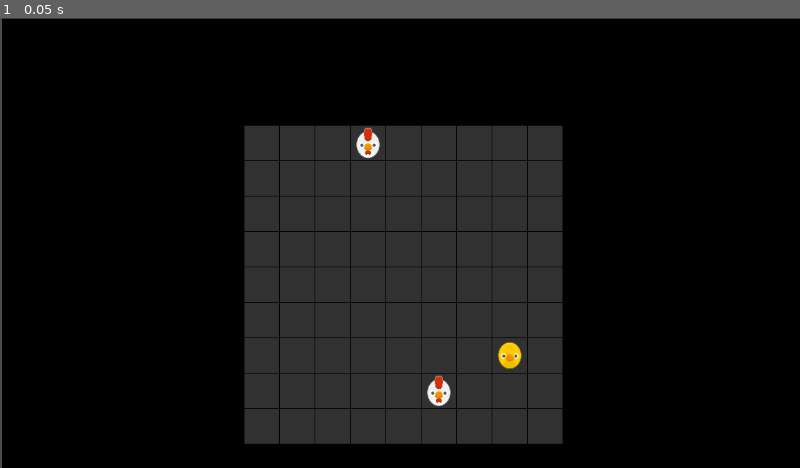
Above: before the commit, frame 1.
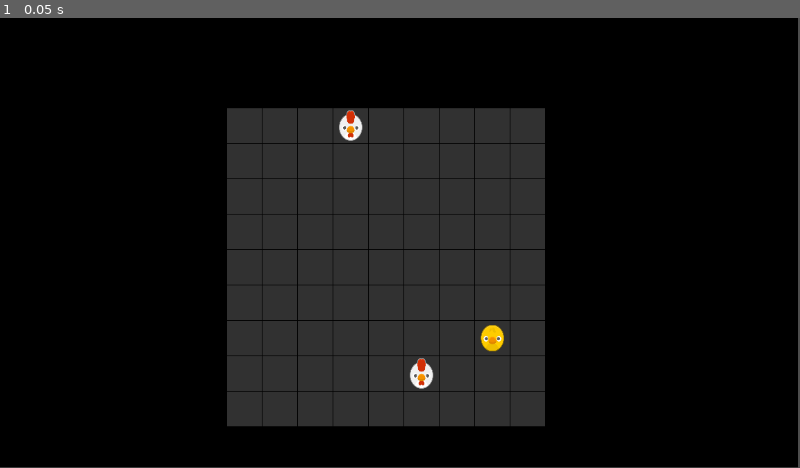
Above: after the commit, the same moment.

Repository: Liweimin0512/GodotRogueMatcher
Game: Godot game, scene res://main.tscn
Same seed, same stepped clock (60 frames per second), same inputs: the game is played once before the commit and once after it.
Inputs:
- Up to frame 1 (0.05 s): no input

The runs differ from the first frame. In frame 1, 9.6% of the frame differs, in the area x 0-100%, y 0-100%.

Commit message:
寻路和棋子的移动

Diff:
--- a/main.tscn
+++ b/main.tscn
@@ -7,11 +7,11 @@
 script = ExtResource("1_y87x1")
 
 [node name="ColorRect" type="ColorRect" parent="."]
-offset_left = 3.0
-offset_top = 1.0
-offset_right = 1152.0
-offset_bottom = 648.0
+offset_right = 1149.0
+offset_bottom = 647.0
+mouse_filter = 1
 color = Color(0, 0, 0, 1)
+metadata/_edit_use_anchors_ = true
 
 [node name="Board" type="Node2D" parent="."]
 position = Vector2(352, 155)
--- a/src/entities/Board.gd
+++ b/src/entities/Board.gd
@@ -5,21 +5,45 @@
 var s_piece: PackedScene = preload("res://src/entities/chess_piece.tscn")
 var rows : int = 9
 var cols : int = 9
+
+@export var grid_gap : Vector2 = Vector2(1, 1)
 var cell_size: Vector2 = Vector2(50, 50)
-@export var grid_gap : Vector2 = Vector2(1, 1)
+
+## 当前选中的棋子，默认为空
+var selected_piece : ChessPiece = null :
+	set(value):
+		if selected_piece:
+			selected_piece.deselected()
+		if value:
+			value.selected()
+		selected_piece = value
+
+## 用来寻路的A星寻路算法的实现
+var a_star : AStarGrid2D = AStarGrid2D.new()
 
 func _ready() -> void:
 	initialize_board()
 	spawn_random_pieces()
 
-
 ## 初始化我们的棋盘
 func initialize_board() -> void:
+	# 初始化导航区域的大小，这里是9*9网格棋盘
+	a_star.region.size = Vector2i(rows, cols)
+	# 这里注意禁用对角线移动
+	a_star.diagonal_mode = AStarGrid2D.DIAGONAL_MODE_NEVER
+	a_star.update()
 	for i in cols:
 		for j in rows:
-			var cell = s_cell.instantiate()
-			cell.position = Vector2(i * (cell_size.x + grid_gap.x), \
-				j * (cell_size.y + grid_gap.y))
+			var cell : Cell = s_cell.instantiate()
+			cell.coordinate = Vector2i(i, j) # cell需要存储一个在棋盘中的坐标信息
+			cell.position = Vector2(i * (cell_size.x + grid_gap.x), j * (cell_size.y + grid_gap.y))
+			# 将网格点击事件绑定到相应方法
+			cell.pressed.connect(_on_cell_pressed)
+			# 当棋盘网格的棋子状态发生改变时候，更新AStarGrid2D对象的障碍物信息
+			cell.piece_changed.connect(
+				func(cell:Cell, piece:ChessPiece) -> void:
+					a_star.set_point_solid(cell.coordinate, piece != null)
+			)
 			self.add_child(cell)
 
 ## 创建随机棋子
@@ -32,6 +56,7 @@
 func spawn_piece() -> void:
 	var coordinate : Vector2i = Vector2i(randi_range(0, rows-1), randi_range(0, cols-1))
 	if has_piece(coordinate):
+		print("目标位置：", coordinate," 存在棋子，重新随机位置")
 		return spawn_piece()
 	# 找到对应坐标位置的网格Grid
 	var cell : Cell = get_cell(coordinate)
@@ -46,7 +71,55 @@
 	var cell : Cell = self.get_child(grid_index)
 	return cell
 
+## 根据坐标集合获取多个棋盘网格
+func get_cells(coords: Array) -> Array[Cell]:
+	var cells : Array[Cell]
+	for c in coords:
+		cells.append(get_cell(c))
+	return cells
+
 ## 判断坐标位置是否存在棋子
 func has_piece(coordinate: Vector2i) -> bool:
 	var cell = get_cell(coordinate)
 	return cell.piece != null
+
+## 网格点击事件处理函数
+func _on_cell_pressed(cell: Cell) -> void:
+#	print("网格被点击：", cell)
+	# 判断点击网格是否有棋子？
+	# 有:将其存为选中棋子
+	if cell.piece != null:
+		selected_piece = cell.piece
+	# 没有: 判断当前是否选中了棋子？
+	elif selected_piece != null:
+		# 有：执行移动逻辑
+		move_selected_piece(cell)
+	else:
+		# 没有：无操作
+		pass
+
+## 移动棋子
+func move_selected_piece(target_cell: Cell) -> void:
+	var selected_cell: Cell = selected_piece.get_parent()
+	# 获取导航路径（坐标点集合）
+	var path : Array = a_star.get_point_path(selected_cell.coordinate, target_cell.coordinate)
+#	print("path:", path)
+	var path_cells: Array = get_cells(path)
+	if not path.is_empty():
+		# 导航路径不为空，代表有路径
+		for c in path_cells:
+			# 将路径高亮显示
+			c.highlight()
+		selected_cell.piece = null
+		selected_piece.position = selected_cell.position
+		self.add_child(selected_piece)
+		for p in path:
+			# 使用await关键字，确保每次动画播放完成才进行下一步移动动画
+			await selected_piece.move_to(get_cell(p))
+		self.remove_child(selected_piece)
+		target_cell.piece = selected_piece
+		selected_piece.position = Vector2.ZERO
+		for c in path_cells:
+			# 取消高亮显示
+			c.unhighlight()
+	selected_piece = null
--- a/src/entities/Cell.gd
+++ b/src/entities/Cell.gd
@@ -1,8 +1,14 @@
 extends Node2D
 class_name Cell
 
-## 网格索引
-var index :int = 0
+
+## 网格坐标
+var coordinate: Vector2i = Vector2i.ZERO
+## 默认背景色
+var default_bg_color : Color = Color.html("#313131")
+## 高亮背景色
+var highlight_bg_color : Color = Color.DARK_GRAY
+
 ## 当前网格包含的棋子
 var piece: ChessPiece = null:
 	set(value):
@@ -11,6 +17,10 @@
 		if value != null:
 			self.add_child(value)
 		piece = value
+		piece_changed.emit(self, piece)
+
+signal pressed(cell: Cell)
+signal piece_changed(cell: Cell, piece: ChessPiece)
 
 func _ready() -> void:
 	$Area2D.input_event.connect(_on_area_2d_input_event)
@@ -18,4 +28,13 @@
 func _on_area_2d_input_event(viewport: Node, event: InputEvent, shape_idx: int) -> void:
 	if event is InputEventMouseButton:
 		if event.button_index == MOUSE_BUTTON_LEFT and event.is_pressed():
-			print("_on_area_2d_input_event")
+#			print("_on_area_2d_input_event")
+			pressed.emit(self)
+
+## 高亮
+func highlight() -> void:
+	$ColorRect.color = highlight_bg_color
+
+## 取消高亮
+func unhighlight() -> void:
+	$ColorRect.color = default_bg_color
--- a/src/entities/ChessPiece.gd
+++ b/src/entities/ChessPiece.gd
@@ -15,3 +15,27 @@
 	set(value):
 		sprite_2d.texture = animals[value]
 		piece_type = value
+
+var tween : Tween = null
+
+## 选择动画效果
+func selected() -> void:
+	print("selected:", self)
+	tween = create_tween()
+	tween.set_loops()
+	tween.tween_property(self, 'scale', Vector2(0.5, 0.5), 0.2)
+	tween.tween_property(self, 'scale', Vector2(1, 1), 0.2)
+
+## 取消选择动画效果
+func deselected() -> void:
+	print("deselected:", self)
+	if tween:
+		tween.kill()
+	tween = create_tween()
+	tween.tween_property(self, 'scale', Vector2(1, 1), 0.2)
+
+## 移动动画效果
+func move_to(target_cell: Cell) -> void:
+	var tween : Tween = create_tween()
+	tween.tween_property(self, 'position', target_cell.position, 0.2)
+	await tween.finished
--- a/src/entities/cell.tscn
+++ b/src/entities/cell.tscn
@@ -9,13 +9,15 @@
 script = ExtResource("1_uyaks")
 
 [node name="ColorRect" type="ColorRect" parent="."]
-offset_right = 50.0
-offset_bottom = 50.0
+offset_left = -25.0
+offset_top = -25.0
+offset_right = 25.0
+offset_bottom = 25.0
+mouse_filter = 1
 color = Color(0.192157, 0.192157, 0.192157, 1)
-metadata/_edit_lock_ = true
 
 [node name="Area2D" type="Area2D" parent="."]
 
 [node name="CollisionShape2D" type="CollisionShape2D" parent="Area2D"]
-position = Vector2(25, 25)
 shape = SubResource("RectangleShape2D_74m5l")
+debug_color = Color(0, 0.6, 0.701961, 0)
--- a/src/entities/chess_piece.tscn
+++ b/src/entities/chess_piece.tscn
@@ -7,6 +7,6 @@
 script = ExtResource("1_5vn5g")
 
 [node name="Sprite2D" type="Sprite2D" parent="."]
-position = Vector2(25, 25)
+position = Vector2(-3.8147e-06, 1.90735e-06)
 scale = Vector2(0.246914, 0.285714)
 texture = ExtResource("1_65phh")
